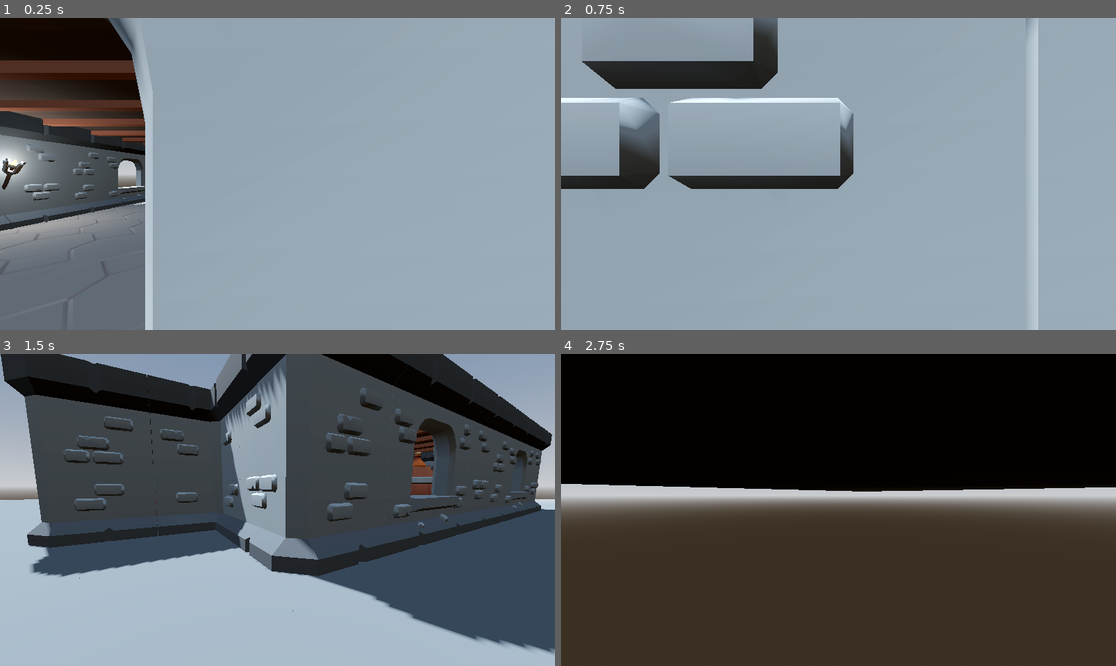
Above: before the commit, frames 1-4 (two rows, left to right).
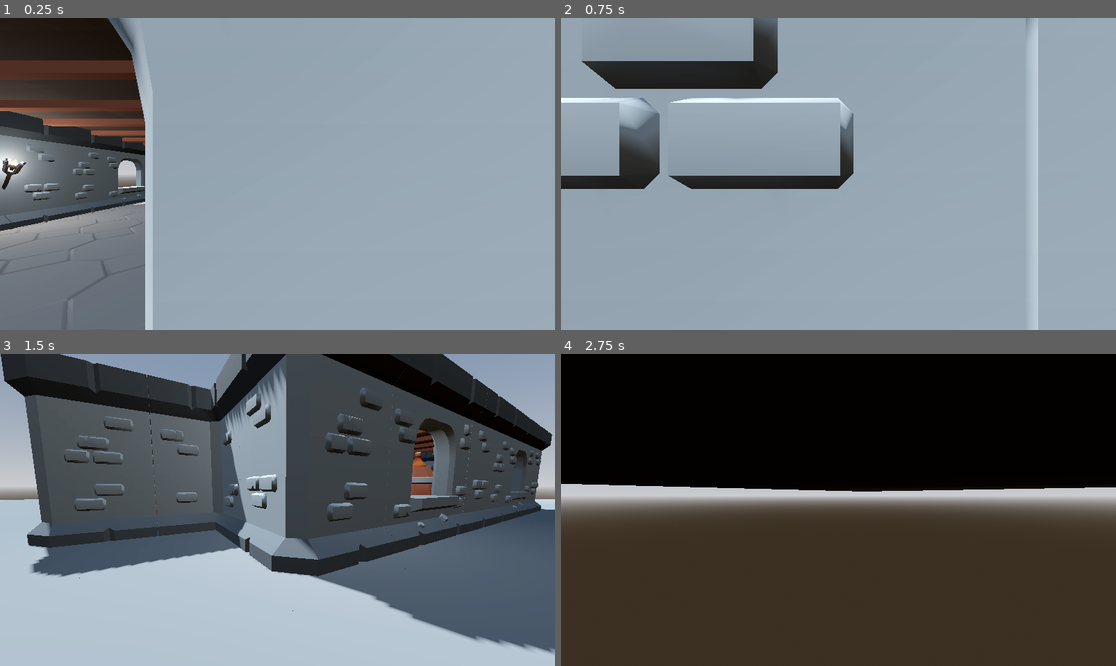
Above: after the commit, the same moments.

Repository: KavyaJP/Godot-3D
Game: Godot game, scene res://scenes/main.tscn
Same seed, same stepped clock (60 frames per second), same inputs: the game is played once before the commit and once after it.
Inputs (mouse positions are in pixels of both pictures, inside the frame that each line leads up to):
- Up to frame 1 (0.25 s): no input
- Up to frame 2 (0.75 s): tap Enter at 0.5 s; move the mouse to (960, 158) at 0.52 s; hold D (move_right) from 0.53 s (still down); tap \ (freefly) at 0.6 s; click (960, 158) at 0.67 s
- Up to frame 3 (1.5 s): tap Space (jump) at 0.77 s; move the mouse to (249, 510) at 1.27 s; release D (move_right) at 1.28 s; hold W (move_forward) from 1.28 s (still down); tap Shift (sprint) at 1.35 s
- Up to frame 4 (2.75 s): keep holding W (move_forward); tap Space (jump) at 1.52 s; move the mouse to (849, 503) at 2.02 s; tap \ (freefly) at 2.1 s

The runs differ from the first frame. In frame 1, 0.5% of the frame differs, in the area x 0-27%, y 7-59%; in frame 2, less than 0.1%; in frame 3, 9.1%, in the area x 15-94%, y 7-77%; in frame 4, nothing differs.

Commit message:
Increased torch's light radius

Diff:
--- a/project.godot
+++ b/project.godot
@@ -25,36 +25,43 @@
 move_forward={
 "deadzone": 0.2,
 "events": [Object(InputEventKey,"resource_local_to_scene":false,"resource_name":"","device":-1,"window_id":0,"alt_press …(192 unchanged characters)…
+, Object(InputEventJoypadMotion,"resource_local_to_scene":false,"resource_name":"","device":-1,"axis":1,"axis_value":-1.0,"script":null)
 ]
 }
 move_backwards={
 "deadzone": 0.2,
 "events": [Object(InputEventKey,"resource_local_to_scene":false,"resource_name":"","device":-1,"window_id":0,"alt_press …(192 unchanged characters)…
+, Object(InputEventJoypadMotion,"resource_local_to_scene":false,"resource_name":"","device":-1,"axis":1,"axis_value":1.0,"script":null)
 ]
 }
 move_left={
 "deadzone": 0.2,
 "events": [Object(InputEventKey,"resource_local_to_scene":false,"resource_name":"","device":-1,"window_id":0,"alt_press …(191 unchanged characters)…
+, Object(InputEventJoypadMotion,"resource_local_to_scene":false,"resource_name":"","device":-1,"axis":0,"axis_value":-1.0,"script":null)
 ]
 }
 move_right={
 "deadzone": 0.2,
 "events": [Object(InputEventKey,"resource_local_to_scene":false,"resource_name":"","device":-1,"window_id":0,"alt_press …(192 unchanged characters)…
+, Object(InputEventJoypadMotion,"resource_local_to_scene":false,"resource_name":"","device":-1,"axis":0,"axis_value":1.0,"script":null)
 ]
 }
 jump={
 "deadzone": 0.2,
 "events": [Object(InputEventKey,"resource_local_to_scene":false,"resource_name":"","device":-1,"window_id":0,"alt_press …(191 unchanged characters)…
+, Object(InputEventJoypadButton,"resource_local_to_scene":false,"resource_name":"","device":-1,"button_index":0,"pressure":0.0,"pressed":true,"script":null)
 ]
 }
 sprint={
 "deadzone": 0.2,
 "events": [Object(InputEventKey,"resource_local_to_scene":false,"resource_name":"","device":-1,"window_id":0,"alt_press …(195 unchanged characters)…
+, Object(InputEventJoypadButton,"resource_local_to_scene":false,"resource_name":"","device":-1,"button_index":1,"pressure":0.0,"pressed":true,"script":null)
 ]
 }
 freefly={
 "deadzone": 0.2,
 "events": [Object(InputEventKey,"resource_local_to_scene":false,"resource_name":"","device":-1,"window_id":0,"alt_press …(191 unchanged characters)…
+, Object(InputEventJoypadButton,"resource_local_to_scene":false,"resource_name":"","device":-1,"button_index":20,"pressure":0.0,"pressed":true,"script":null)
 ]
 }
 
--- a/scenes/decorations/torch_lit.tscn
+++ b/scenes/decorations/torch_lit.tscn
@@ -22,4 +22,4 @@
 
 [node name="OmniLight3D" type="OmniLight3D" parent="."]
 transform = Transform3D(1, 0, 0, 0, 1, 0, 0, 0, 1, 0, 0.54143834, 0)
-omni_range = 6.0955396
+omni_range = 10.935018
--- a/scenes/house.tscn
+++ b/scenes/house.tscn
@@ -238,9 +238,6 @@
 [node name="Torch2" parent="Decorations" instance=ExtResource("8_mhx8p")]
 transform = Transform3D(1, 0, 0, 0, 0.9635931, 0.2673729, 0, -0.2673729, 0.9635931, 1.4264913, 2.6694913, 5.615408)
 
-[node name="Torch3" parent="Decorations" instance=ExtResource("8_mhx8p")]
-transform = Transform3D(0.9296801, -0.36836794, 0, 0.36836794, 0.9296801, 0, 0, 0, 1, 9.100876, 2.3771598, 0)
-
 [node name="Chest" parent="Decorations" instance=ExtResource("9_65la3")]
 transform = Transform3D(1, 0, 0, 0, 1, 0, 0, 0, 1, -4.822, 0.65, -8.5)
 
@@ -282,6 +279,9 @@
 
 [node name="TorchLit" parent="Decorations" instance=ExtResource("17_0fn05")]
 transform = Transform3D(0.9225718, 0.38582554, 0, -0.38582554, 0.9225718, 0, 0, 0, 1, -10.005829, 2.2355437, 0)
+
+[node name="TorchLit2" parent="Decorations" instance=ExtResource("17_0fn05")]
+transform = Transform3D(0.8133242, -0.5818107, 0, 0.5818107, 0.8133242, 0, 0, 0, 1, 9.039932, 3.005481, 0.0092048645)
 
 [editable path="Doorways/WallDoorway2"]
 [editable path="Doorways/WallDoorway2/wall_doorway2"]
